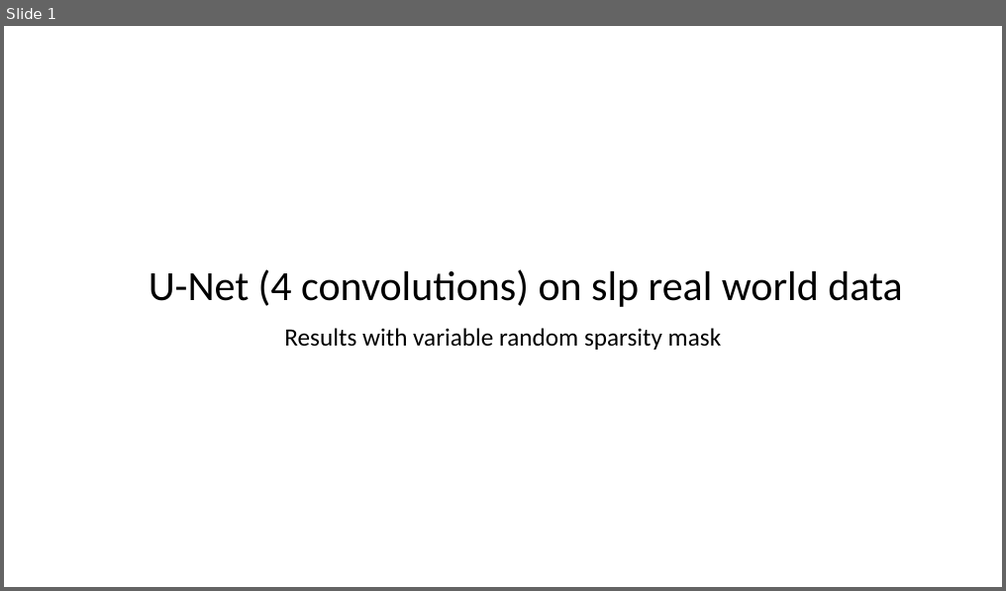
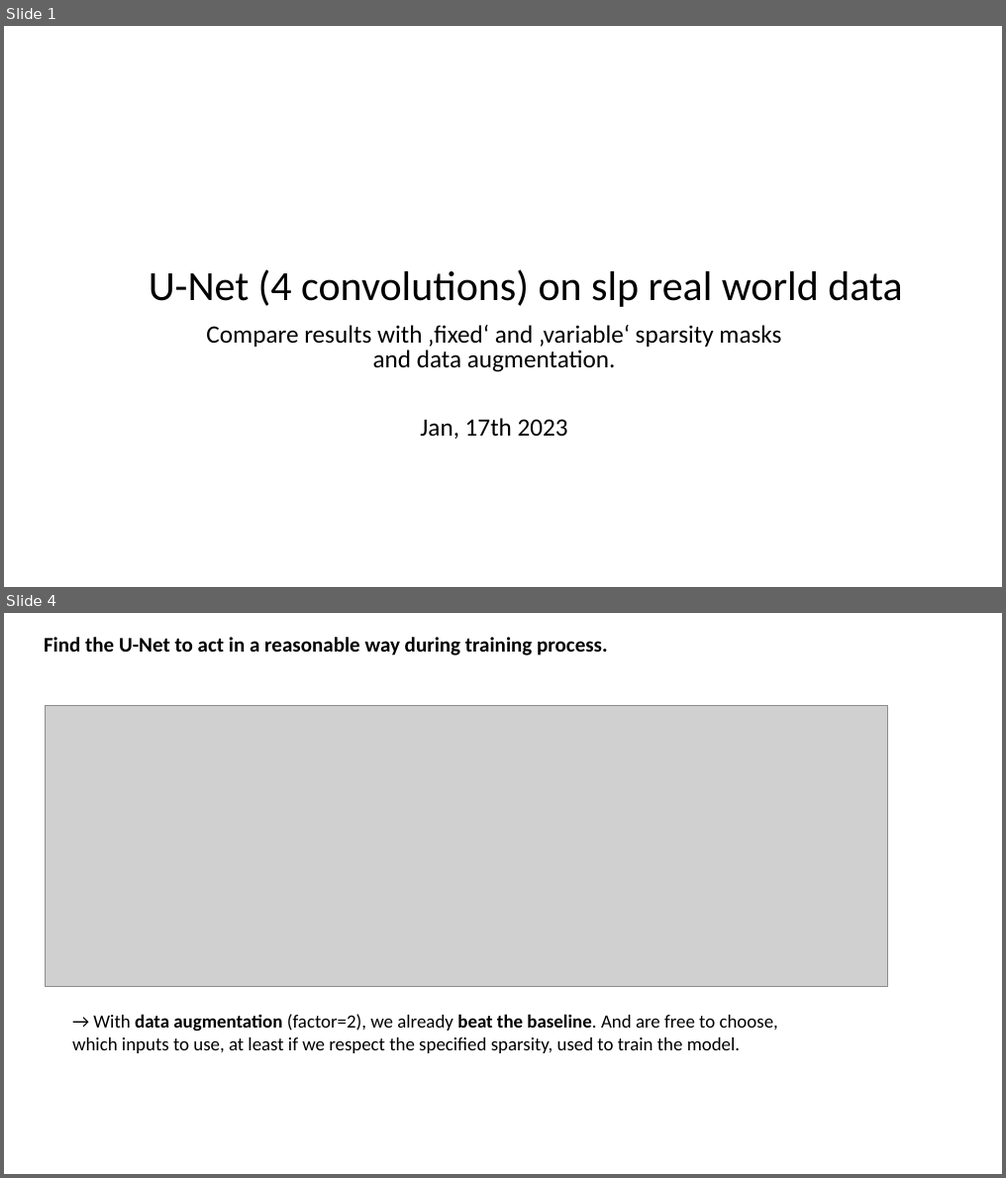
Before and after one commit to MarcoLandtHayen/reconstruct-sparse-inputs, a slide deck: presentations/unet_4conv_slp_realworld.pptx. Shown one above the other, each under a label of ours: slide 1 before the commit, slides 1 and 4 after it; the slides between them are not shown. The pictures are 1006x591 and 1006x1178 pixels, drawn with LibreOffice and Linux fonts; fonts in the diff are those of the drawing; grey boxes stand for pictures. Boxes give left, top, right and bottom in pixels: in the first picture for what was removed or moved away, otherwise in the second. Text is boxed around its words. In the diff, an @@ line names an element or a change of style, - is before the commit and + after.

Commit message:
Update presentation with summary on first experiments with U-Net on slp real world data

```diff
--- a/presentations/unet_4conv_slp_realworld.pptx
+++ b/presentations/unet_4conv_slp_realworld.pptx
@@ slide 4 added at [4, 613, 1002, 1174], background #FFFFFF @@
@@ text added at [44, 637, 608, 656], 20 pt, text #000000, bold @@
+Find the U-Net to act in a reasonable way during training process.
@@ picture added at [46, 706, 888, 986] @@
@@ text added at [72, 1014, 778, 1054], 18 pt, text #000000 @@
+→ With data augmentation (factor=2), we already beat the baseline. And are free to choose, which inputs to use, at least if we respect the specified sparsity, used to train the model.
@@ slide 1 changed as well @@
@@ subtitle at [206, 325, 781, 439]: text changed @@
-Results with variable random sparsity mask
+Compare results with ‚fixed‘ and ‚variable‘ sparsity masks and data augmentation.
+Jan, 17th 2023
```
Also in this commit, not shown: 4 other slides changed, 4 other slides added, 1 slide removed.
